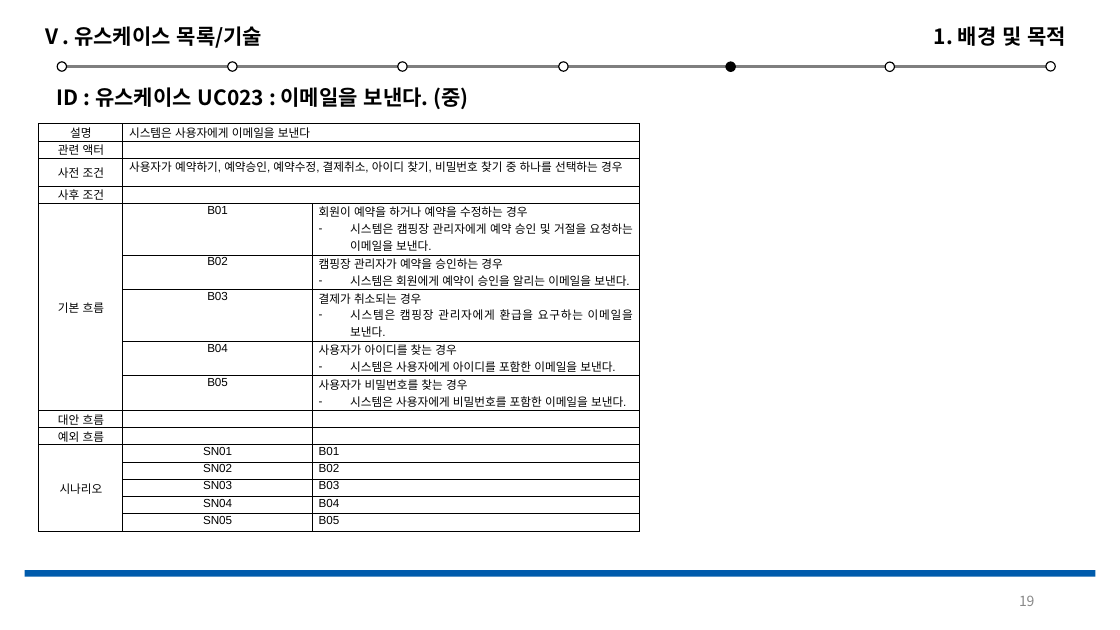
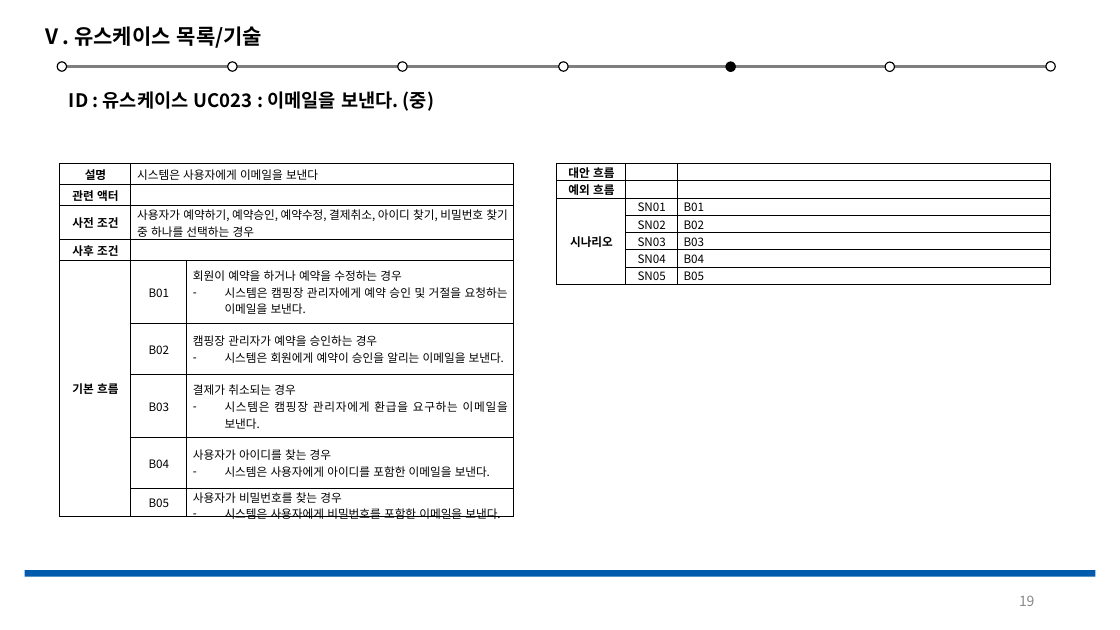
Before and after one commit to Jeeseob/SoftwareEngineering, a slide deck: slide 19 of 소공.pptx. Drawn at 1120x630 pixels with LibreOffice and Linux fonts; fonts in the diff are those of the drawing. Boxes give left, top, right and bottom in pixels: in the first picture for what was removed or moved away, otherwise in the second. Text is boxed around its words. In the diff, an @@ line names an element or a change of style, - is before the commit and + after.

```diff
--- a/소공.pptx
+++ b/소공.pptx
@@ text removed at [934,26,1067,46] @@
-1. 배경 및 목적
@@ text "ID : 유스케이스 UC023 : ...": place and size @@
-text "ID : 유스케이스 UC023 : ..." at [57,87,468,109]
+text "ID : 유스케이스 UC023 : ..." at [69,91,434,111]
@@ text "ID : 유스케이스 UC023 : ..." at [69,91,434,111]: size 18 to 16 pt @@
@@ table at [60,164,513,531] @@
-row 10: 대안 흐름 |  | 
-row 11: 예외 흐름 |  | 
-row 12: 시나리오 | SN01 | B01
-row 13:  | SN02 | B02
-row 14:  | SN03 | B03
-row 15:  | SN04 | B04
-row 16:  | SN05 | B05
@@ table: place and size @@
-table at [39,124,639,528]
+table at [60,164,513,531]
@@ table added at [557,164,1051,285], 7 rows, 3 columns @@
+대안 흐름 |  | 
+예외 흐름 |  | 
+시나리오 | SN01 | B01
+ | SN02 | B02
+ | SN03 | B03
+ | SN04 | B04
+ | SN05 | B05
```
Also in this commit, not shown: 19 other slides changed, 1 slide added, 2 slides removed.
